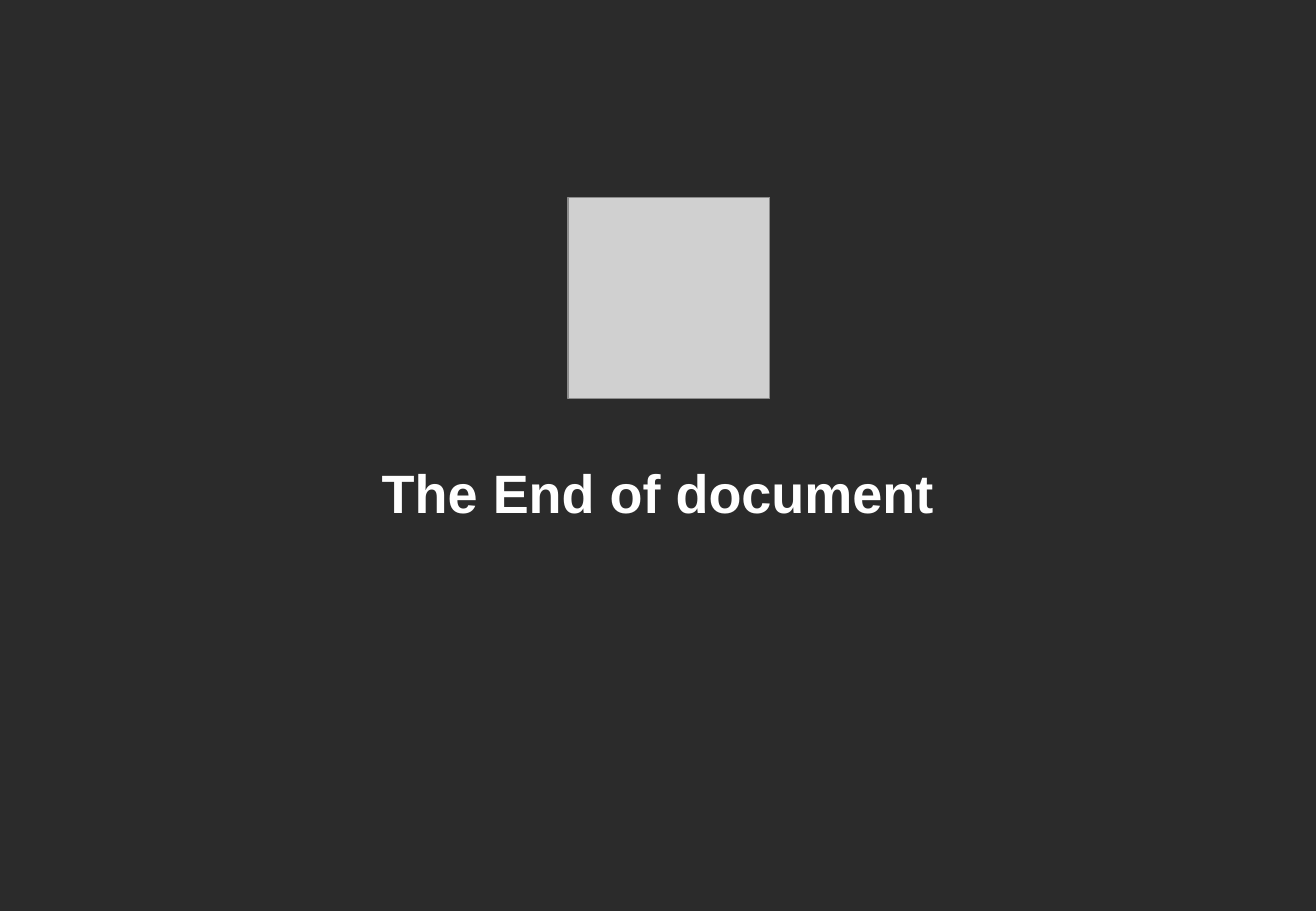
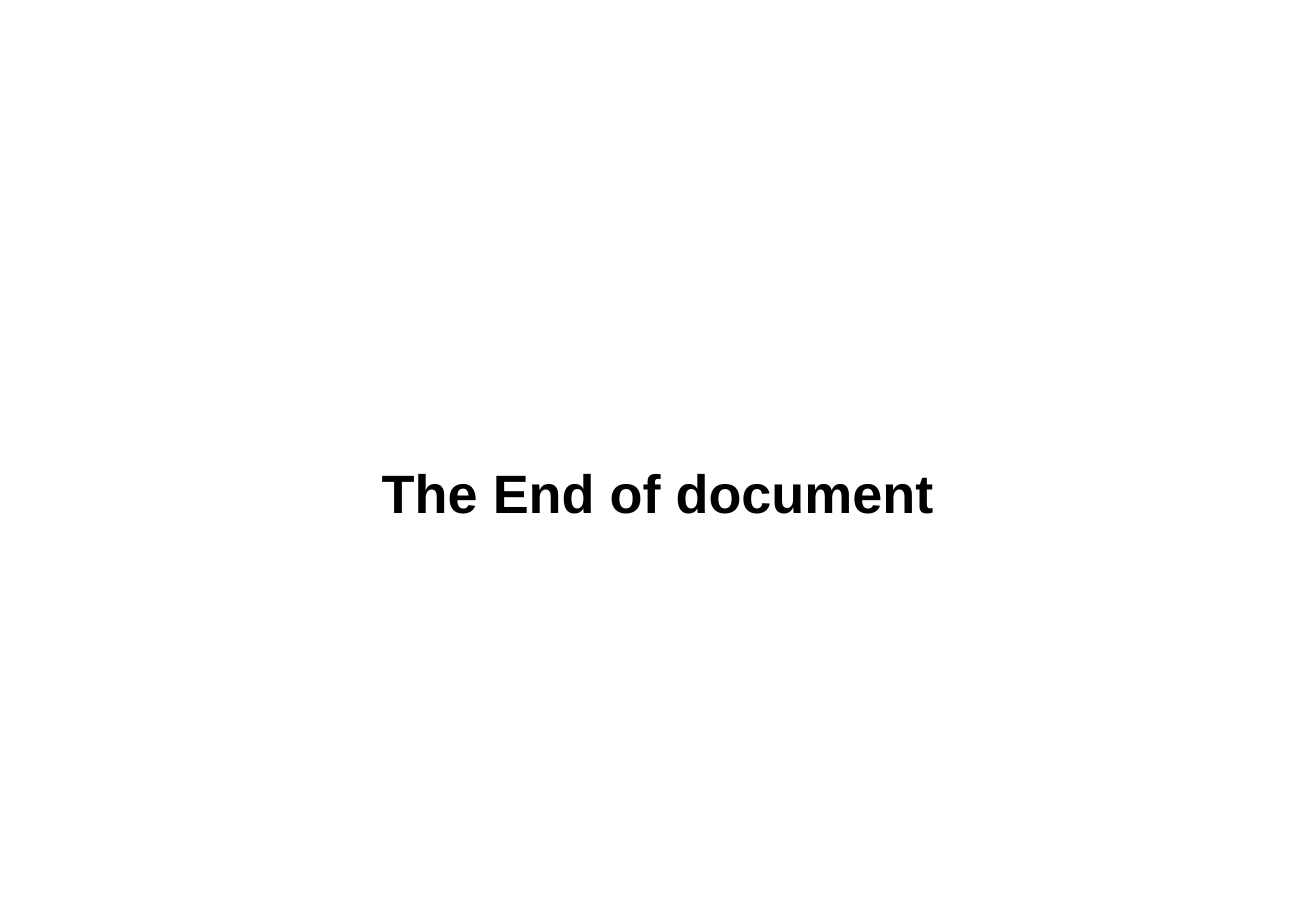
Before and after one commit to BOBY-MIN/development-guide, a slide deck: slide 33 of tip/OAuth_2.0.pptx. Drawn at 1316x911 pixels with LibreOffice and Linux fonts; fonts in the diff are those of the drawing; grey boxes stand for pictures; background and template pictures are left out; a plain dark background stands for a picture behind light text. Boxes give left, top, right and bottom in pixels: in the first picture for what was removed or moved away, otherwise in the second. Text is boxed around its words. In the diff, an @@ line names an element or a change of style, - is before the commit and + after.

```diff
--- a/tip/OAuth_2.0.pptx
+++ b/tip/OAuth_2.0.pptx
@@ background picture (left out) to #FFFFFF @@
@@ picture removed at <box>569,197,770,399</box> @@
@@ title "The End of document" at <box>382,474,934,514</box>: text colour #FFFFFF to #000000 @@
```
Also in this commit, not shown: 10 other slides changed.
